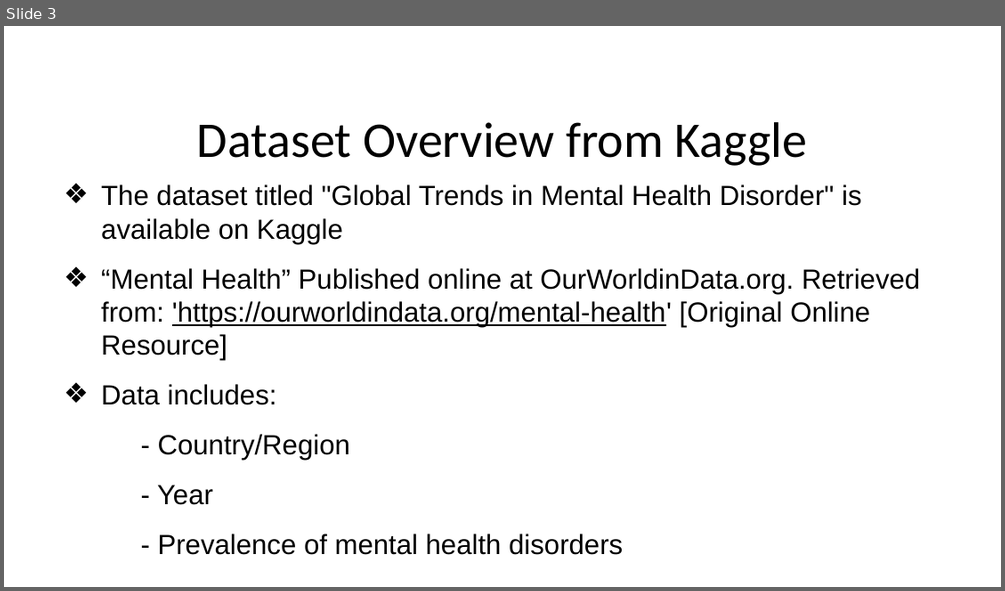
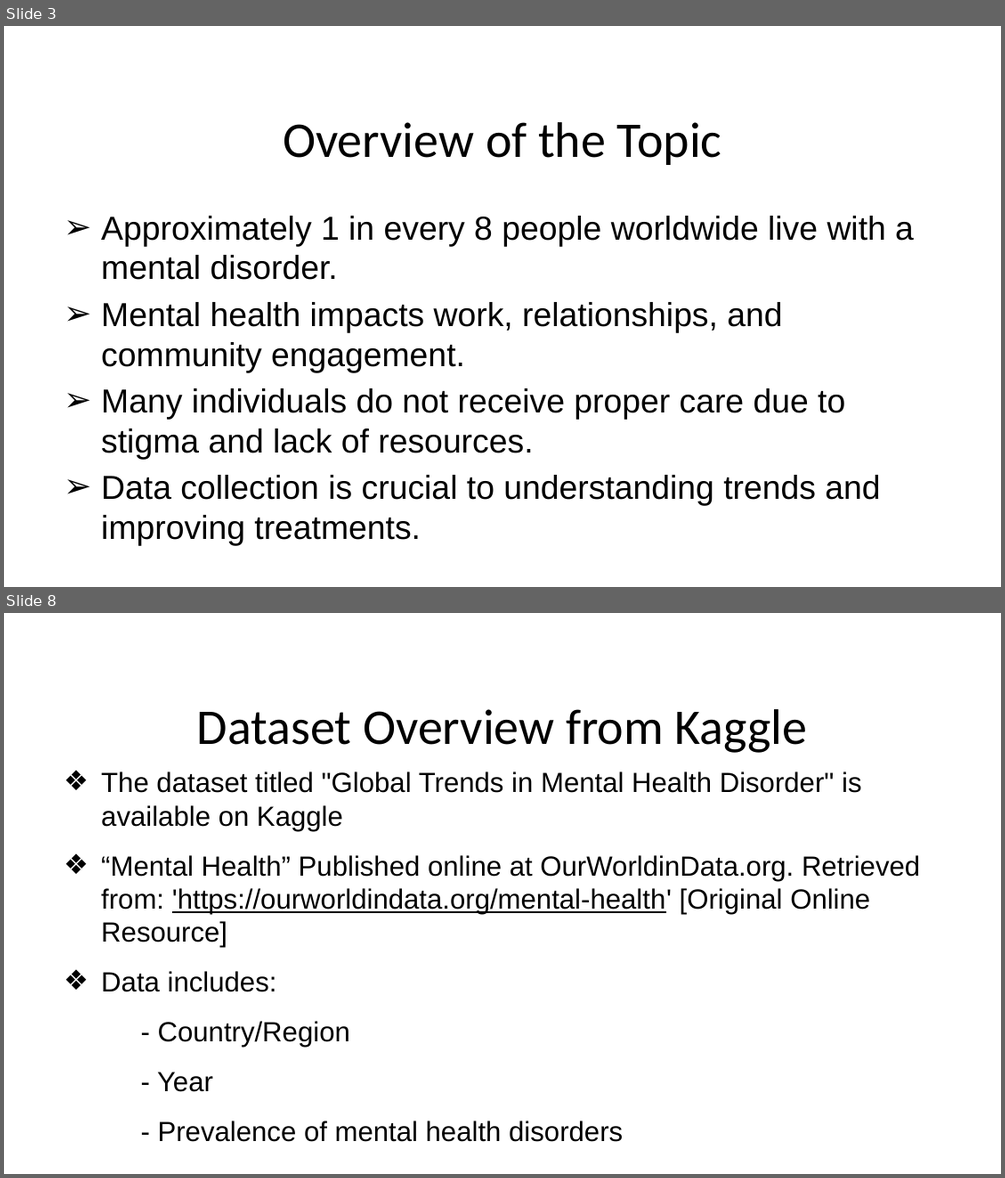
Before and after one commit to Sridhar-MSinDS/Health-Information-Technology-750, a slide deck: FinalPresentation_Team3_HIT750.pptx. Shown one above the other, each under a label of ours: slide 3 before the commit, slides 3 and 8 after it; the slides between them are not shown. The pictures are 1005x591 and 1005x1178 pixels, drawn with LibreOffice and Linux fonts; fonts in the diff are those of the drawing; background and template pictures are left out. Boxes give left, top, right and bottom in pixels: in the first picture for what was removed or moved away, otherwise in the second. Text is boxed around its words. In the diff, an @@ line names an element or a change of style, - is before the commit and + after.

```diff
--- a/FinalPresentation_Team3_HIT750.pptx
+++ b/FinalPresentation_Team3_HIT750.pptx
@@ slide 3 added at bbox=[4, 26, 1001, 587], background #FFFFFF @@
@@ title added at bbox=[283, 122, 722, 165], 36 pt, text #000000 @@
+Overview of the Topic
@@ text added at bbox=[101, 216, 914, 545], 24 pt, text #000000 @@
+➢ Approximately 1 in every 8 people worldwide live with a mental disorder.
+➢ Mental health impacts work, relationships, and community engagement.
+➢ Many individuals do not receive proper care due to stigma and lack of resources.
+➢ Data collection is crucial to understanding trends and improving treatments.
@@ what was slide 3 is now slide 8 @@
```
Also in this commit, not shown: 3 slides changed, 17 other slides added, 5 slides removed.
